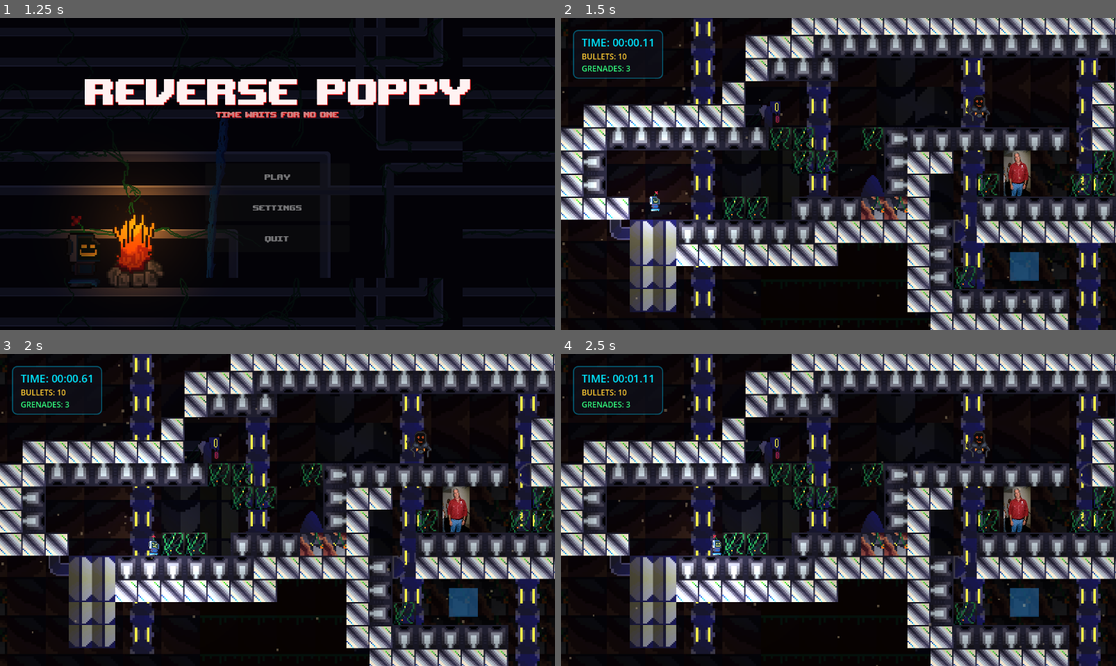
Above: before the commit, frames 1-4 (two rows, left to right).
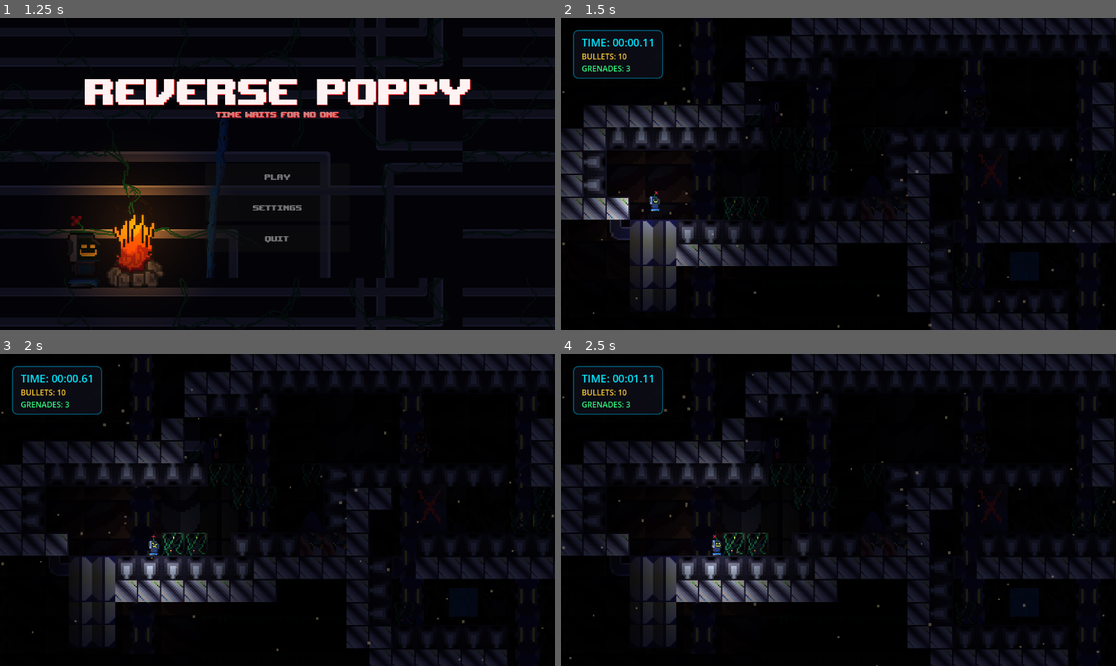
Above: after the commit, the same moments.

Repository: rafiathallah3/Reverse-Poppy
Game: Godot game, scene res://scene/StartMenu.tscn
Two runs of this game, one before a commit and one after it. Both use one fixed random seed, a clock stepped at 60 frames per second and the inputs below. Sound files missing from this copy of the repository are replaced by a short silence.
Inputs (mouse positions are in pixels of both pictures, inside the frame that each line leads up to):
- Up to frame 1 (1.25 s): click "PLAY" at 0.5 s
- Up to frame 2 (1.5 s): tap Enter at 1.25 s; move the mouse to (960, 158) at 1.27 s; hold D (move_right) from 1.28 s (still down); tap Y (interact) at 1.35 s; click (960, 158) at 1.42 s
- Up to frame 3 (2 s): keep holding D (move_right); tap Space (jump) at 1.52 s
- Up to frame 4 (2.5 s): release D (move_right) at 2 s; drag from (727, 525) to (771, 450) at 2.02 s

Frame 1 is identical in both runs. In frame 2, 51% of the frame differs, in the area x 0-100%, y 0-100%; in frame 3, 51%; in frame 4, 51%.

Commit message:
WORKING LEVEL 2
RAFI KONTOLLLL!

Diff:
--- a/prefab/destructible_box.tscn
+++ b/prefab/destructible_box.tscn
@@ -1,7 +1,7 @@
-[gd_scene format=3 uid="uid://cmbsdxjvlxbat"]
+[gd_scene format=3 uid="uid://tybkxowgocmt"]
 
-[ext_resource type="Texture2D" uid="uid://t8jxc10l4ep5" path="res://assets/WhatsApp Image 2026-03-17 at 12.36.07.jpeg" id="1_jws28"]
-[ext_resource type="Script" uid="uid://dva66b8oiibyy" path="res://scripts/DestructibleBox.gd" id="2_5w0qy"]
+[ext_resource type="Script" path="res://scripts/DestructibleBox.gd" id="2_5w0qy"]
+[ext_resource type="Texture2D" uid="uid://bbmw66s1e7jhw" path="res://assets/BreakableBoxes.png" id="2_jws28"]
 
 [sub_resource type="RectangleShape2D" id="RectangleShape2D_fhsrn"]
 size = Vector2(145, 208)
@@ -11,9 +11,9 @@
 script = ExtResource("2_5w0qy")
 
 [node name="Sprite2D" type="Sprite2D" parent="." unique_id=144936943]
-position = Vector2(78.25, 107.00001)
-scale = Vector2(0.14013669, 0.1380208)
-texture = ExtResource("1_jws28")
+position = Vector2(78.49994, 106.000015)
+scale = Vector2(9.062498, 12.875)
+texture = ExtResource("2_jws28")
 
 [node name="CollisionShape2D" type="CollisionShape2D" parent="." unique_id=1863147840]
 position = Vector2(77.5, 107)
--- a/prefab/enemy_laser.tscn
+++ b/prefab/enemy_laser.tscn
@@ -60,34 +60,32 @@
 [sub_resource type="RectangleShape2D" id="RectangleShape2D_laser_revive"]
 size = Vector2(140, 140)
 
-[node name="EnemyLaser" type="CharacterBody2D"]
+[node name="EnemyLaser" type="CharacterBody2D" unique_id=370826370]
 script = ExtResource("1_laser_script")
-laser_muzzle_offset = Vector2(-12, 22)
 
-
-[node name="CollisionShape2D" type="CollisionShape2D" parent="."]
+[node name="CollisionShape2D" type="CollisionShape2D" parent="." unique_id=937303108]
 shape = SubResource("RectangleShape2D_laser_enemy")
 
-[node name="Hitbox_to_hurt_player" type="Area2D" parent="."]
+[node name="Hitbox_to_hurt_player" type="Area2D" parent="." unique_id=388851162]
 
-[node name="CollisionShape2D" type="CollisionShape2D" parent="Hitbox_to_hurt_player"]
+[node name="CollisionShape2D" type="CollisionShape2D" parent="Hitbox_to_hurt_player" unique_id=1933190231]
 shape = SubResource("RectangleShape2D_laser_hurtbox")
 
-[node name="AnimatedSprite2D" type="AnimatedSprite2D" parent="."]
+[node name="AnimatedSprite2D" type="AnimatedSprite2D" parent="." unique_id=1827598673]
 scale = Vector2(3.5, 3.5)
 sprite_frames = SubResource("SpriteFrames_laser_enemy")
 animation = &"idle"
 autoplay = "idle"
 
-[node name="ReviveLabel" type="Label" parent="."]
+[node name="ReviveLabel" type="Label" parent="." unique_id=482224964]
 offset_left = -67.0
 offset_top = -80.0
 offset_right = 68.0
 offset_bottom = -50.0
-theme_override_font_sizes/font_size = 14
+theme_override_font_sizes/font_size = 44
 horizontal_alignment = 1
 
-[node name="ReviveZone" type="Area2D" parent="."]
+[node name="ReviveZone" type="Area2D" parent="." unique_id=1417465455]
 
-[node name="CollisionShape2D" type="CollisionShape2D" parent="ReviveZone"]
+[node name="CollisionShape2D" type="CollisionShape2D" parent="ReviveZone" unique_id=1712463897]
 shape = SubResource("RectangleShape2D_laser_revive")
--- a/scene/level1.tscn
+++ b/scene/level1.tscn
@@ -270,7 +270,6 @@
 position_smoothing_enabled = true
 
 [node name="CanvasModulate" type="CanvasModulate" parent="." unique_id=543215980]
-visible = false
 color = Color(0.12, 0.12, 0.2, 1)
 
 [node name="BrownBlackBlock" type="StaticBody2D" parent="." unique_id=1987437207]
@@ -282,7 +281,7 @@
 
 [node name="TileMapLayer" type="TileMapLayer" parent="BrownBlackBlock" unique_id=253177158]
 scale = Vector2(3, 3)
-tile_map_data = PackedByteArray("AAD1//3/AQAKAAMAAAD2//3/AQA …(2208 unchanged characters)… BAAAAAAAJAPr/AAABAAAAAAAJAPv/AAABAAAAAAAEAPv/AAABAAAAAAADAP3/AQAMAAMAAFABAP7/AAABAAEAAAABAP//AAA …(427 unchanged characters)…
+tile_map_data = PackedByteArray("AAD1//3/AQAKAAMAAAD2//3/AQA …(2208 unchanged characters)… BAAAAAAAJAPr/AAABAAAAAAAJAPv/AAABAAAAAAADAP3/AQAMAAMAAFABAP7/AAABAAEAAAABAP//AAA …(427 unchanged characters)…
 tile_set = SubResource("TileSet_kjjd3")
 
 [node name="CollisionShape2D2" type="CollisionShape2D" parent="BrownBlackBlock" unique_id=1801055925]
@@ -353,10 +352,6 @@
 
 [node name="CollisionShape2D27" type="CollisionShape2D" parent="BrownBlackBlock" unique_id=1621867095]
 position = Vector2(456, -263)
-shape = SubResource("RectangleShape2D_6i17f")
-
-[node name="CollisionShape2D28" type="CollisionShape2D" parent="BrownBlackBlock" unique_id=1334657493]
-position = Vector2(216, -217)
 shape = SubResource("RectangleShape2D_6i17f")
 
 [node name="CollisionShape2D29" type="CollisionShape2D" parent="BrownBlackBlock" unique_id=173356125]
@@ -501,8 +496,6 @@
 scale_amount_max = 6.0
 color = Color(1, 0.9, 0.7, 0.3)
 
-[node name="Sprite2D" parent="." unique_id=621962263 instance=ExtResource("11_e6f45")]
-
 [node name="DestructibleBox" parent="." unique_id=1973914487 instance=ExtResource("11_e6f45")]
-position = Vector2(821.00006, 212)
-scale = Vector2(0.39277977, 0.44512913)
+position = Vector2(761, 206)
+scale = Vector2(0.47197032, 0.4826077)
--- a/scene/level2.tscn
+++ b/scene/level2.tscn
@@ -1,16 +1,14 @@
-[gd_scene format=4 uid="uid://ov0rpaski2wi"]
+[gd_scene format=3 uid="uid://dh3mch7rkp0d"]
 
 [ext_resource type="Script" uid="uid://bcokbjl4mu0lf" path="res://scripts/playerMovement_Testing.gd" id="1_player_script"]
 [ext_resource type="Texture2D" uid="uid://cwwd5310gdmsq" path="res://assets/platform_float.png" id="2_yilmc"]
 [ext_resource type="Script" uid="uid://cn1ot6tui6pkd" path="res://scripts/Killzone.gd" id="3_ebr37"]
 [ext_resource type="Texture2D" uid="uid://cctv5j7ofr5q" path="res://assets/Poppyidle.png" id="4_poppy_idle"]
 [ext_resource type="Texture2D" uid="uid://ctcfr1j0b1w60" path="res://assets/Poppywalk.png" id="5_poppy_walk"]
-[ext_resource type="PackedScene" path="res://prefab/level_finish.tscn" id="7_3ud3r"]
+[ext_resource type="PackedScene" uid="uid://brx5x6b7jlyd4" path="res://prefab/level_finish.tscn" id="7_3ud3r"]
 [ext_resource type="PackedScene" uid="uid://bq37curpo5rm1" path="res://prefab/enemy_1.tscn" id="8_3ud3r"]
 [ext_resource type="PackedScene" uid="uid://dr2lmx8tbee1j" path="res://prefab/time_trigger_area.tscn" id="8_ldwqa"]
 [ext_resource type="Texture2D" uid="uid://53n8rlagdxb8" path="res://assets/PipesBackground.png" id="9_pipes"]
-[ext_resource type="Texture2D" uid="uid://mk3vwmws65ct" path="res://assets/BuildingBlocks1.png" id="9_yilmc"]
-[ext_resource type="Texture2D" uid="uid://cc4tgssu2d28n" path="res://assets/Scrap.png" id="10_epjhv"]
 
 [sub_resource type="RectangleShape2D" id="RectangleShape2D_large"]
 size = Vector2(129, 38)
@@ -117,53 +115,8 @@
 fill_from = Vector2(0.5, 0.5)
 fill_to = Vector2(0.85, 0.85)
 
-[sub_resource type="TileSetAtlasSource" id="TileSetAtlasSource_epjhv"]
-texture = ExtResource("9_yilmc")
-0:0/0 = 0
-1:0/0 = 0
-0:1/0 = 0
-1:1/0 = 0
-
-[sub_resource type="TileSetAtlasSource" id="TileSetAtlasSource_vwck2"]
-texture = ExtResource("2_ebr37")
-0:3/0 = 0
-1:3/0 = 0
-2:3/0 = 0
-3:3/0 = 0
-4:3/0 = 0
-5:3/0 = 0
-6:3/0 = 0
-7:3/0 = 0
-8:3/0 = 0
-9:3/0 = 0
-10:3/0 = 0
-11:3/0 = 0
-12:3/0 = 0
-13:3/0 = 0
-14:3/0 = 0
-0:4/0 = 0
-1:4/0 = 0
-2:4/0 = 0
-3:4/0 = 0
-4:4/0 = 0
-5:4/0 = 0
-6:4/0 = 0
-7:4/0 = 0
-8:4/0 = 0
-9:4/0 = 0
-10:4/0 = 0
-11:4/0 = 0
-12:4/0 = 0
-13:4/0 = 0
-0:5/0 = 0
-
-[sub_resource type="TileSet" id="TileSet_68ptg"]
-sources/0 = SubResource("TileSetAtlasSource_epjhv")
-sources/1 = SubResource("TileSetAtlasSource_vwck2")
-
 [node name="Level2" type="Node2D" unique_id=1209518241]
 position = Vector2(98, 63)
-
 
 [node name="Background" type="Sprite2D" parent="." unique_id=1624380459]
 position = Vector2(800, 280)
@@ -385,19 +338,13 @@
 anchors_preset = 15
 anchor_right = 1.0
 anchor_bottom = 1.0
+offset_top = 58.0
+offset_bottom = 58.0
 grow_horizontal = 2
 grow_vertical = 2
 texture = ExtResource("9_pipes")
 expand_mode = 1
 stretch_mode = 6
-
-[node name="TileMapLayer" type="TileMapLayer" parent="." unique_id=1671467689]
-tile_set = SubResource("TileSet_68ptg")
-
-[node name="Sprite2D" type="Sprite2D" parent="." unique_id=599936983]
-position = Vector2(-232, 55)
-scale = Vector2(2, 2)
-texture = ExtResource("10_epjhv")
 
 [node name="ParticleCanvas" type="CanvasLayer" parent="." unique_id=1406131764]
 
Not shown: 1 places in prefab/enemy_laser.tscn that only renumber resources
Not shown: 2 places in scene/level1.tscn that only renumber resources
